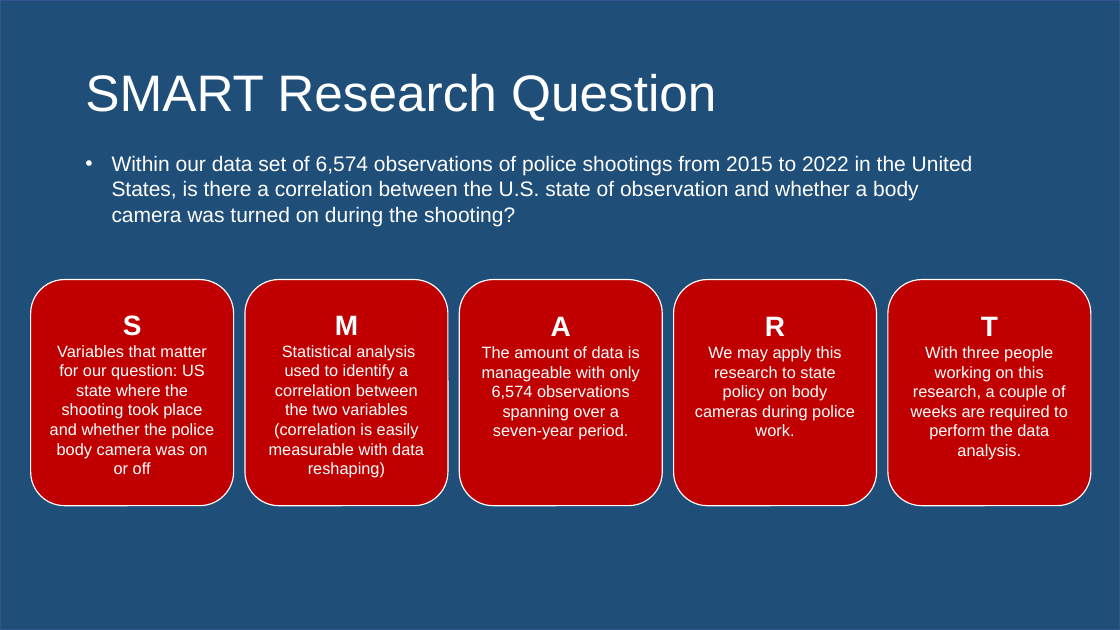
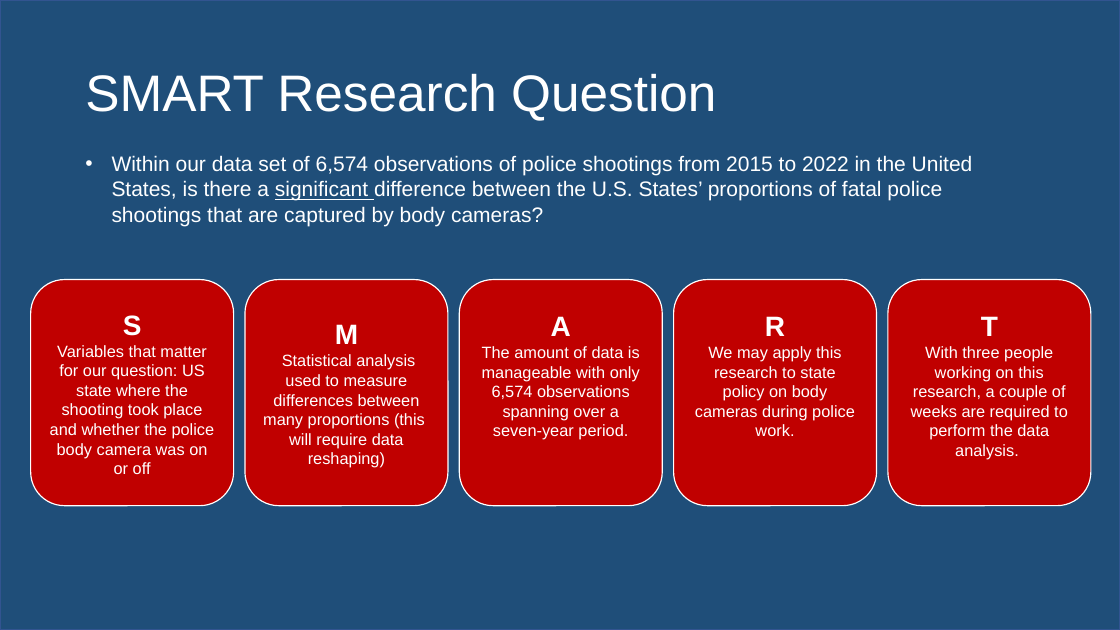
Before and after one commit to awinkhater/Dats6101_Team3, a slide deck: slide 4 of PPT for Intro to Data Science.pptx (slide 3 before the commit). Drawn at 1120x630 pixels with LibreOffice and Linux fonts; fonts in the diff are those of the drawing. Boxes give left, top, right and bottom in pixels: in the first picture for what was removed or moved away, otherwise in the second. Text is boxed around its words. In the diff, an @@ line names an element or a change of style, - is before the commit and + after.

Commit message:
Finished my Proportion of the powerpoint and altered Rajeevs final eda

```diff
--- a/PPT for Intro to Data Science.pptx
+++ b/PPT for Intro to Data Science.pptx
@@ text at (112, 155, 973, 226): text changed @@
-• Within our data set of 6,574 observations of police shootings from 2015 to 2022 in the United States, is there a correlation between the U.S. state of observation and whether a body camera was turned on during the shooting?
+• Within our data set of 6,574 observations of police shootings from 2015 to 2022 in the United States, is there a significant difference between the U.S. States’ proportions of fatal police shootings that are captured by body cameras?
@@ text in rounded rectangle at (263, 354, 425, 468): text changed @@
-Statistical analysis used to identify a correlation between the two variables (correlation is easily measurable with data reshaping)
+Statistical analysis used to measure differences between many proportions (this will require data reshaping)
```
Also in this commit, not shown: 7 slides added, 4 other files.
